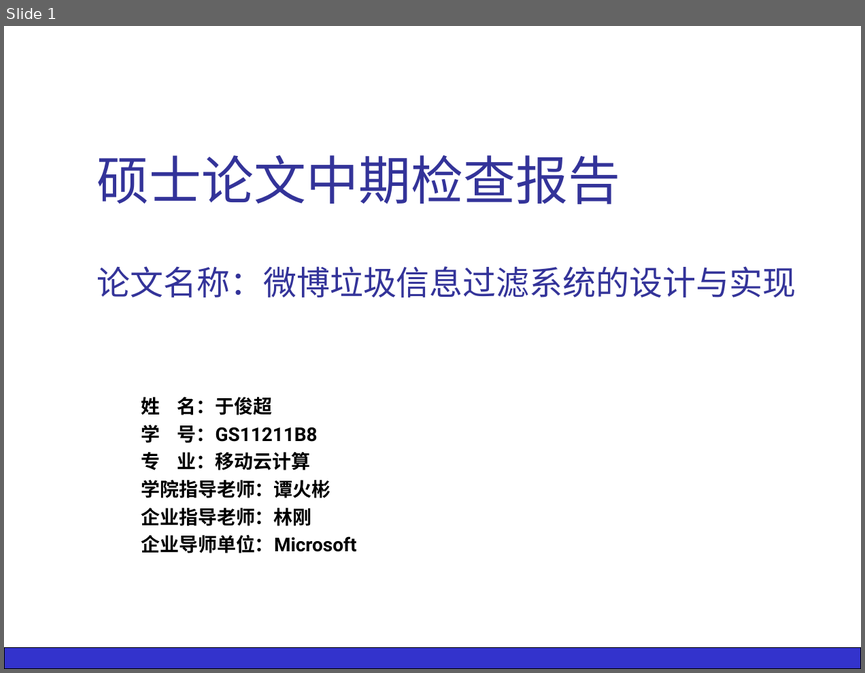
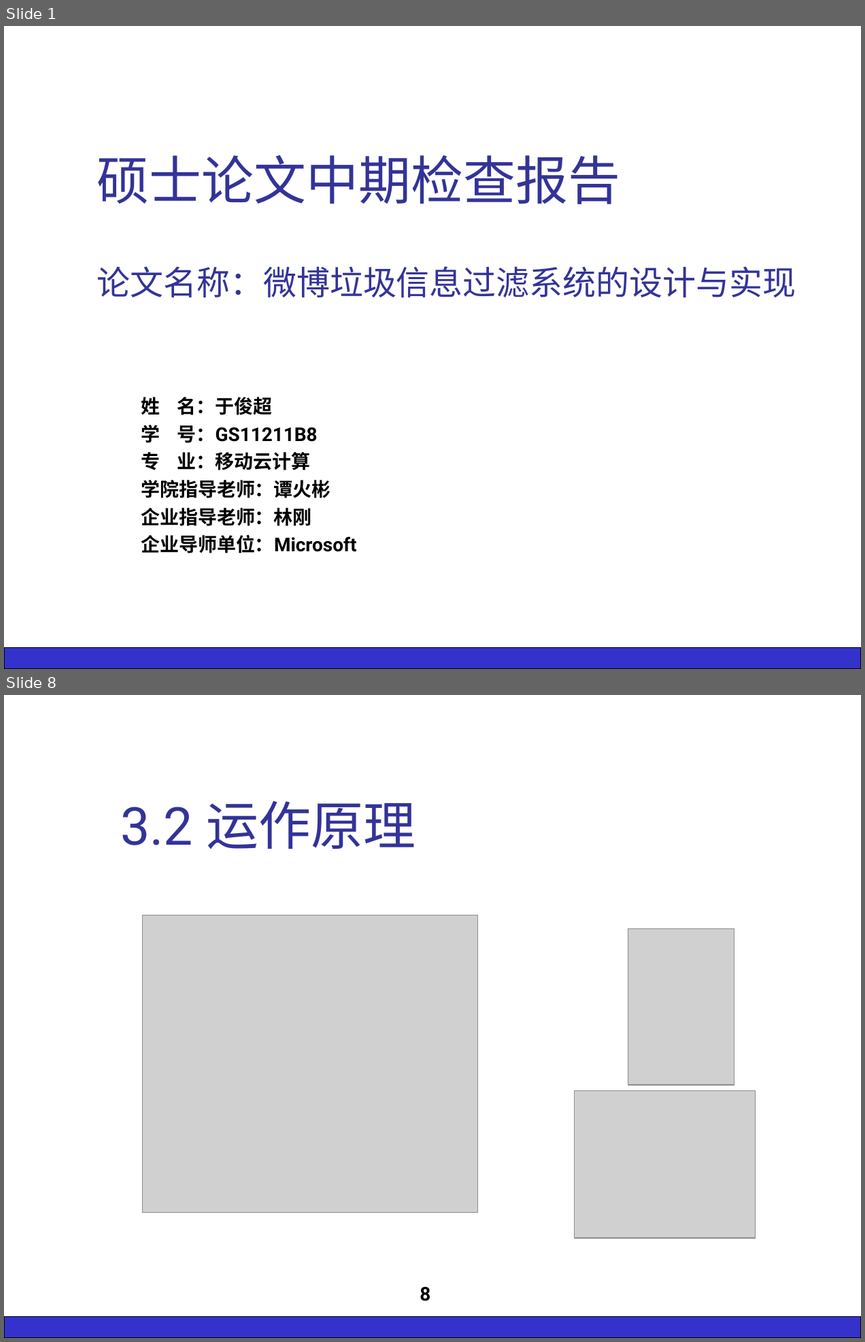
Before and after one commit to silver6wings/WeiboFilter, a slide deck: _Paper/7.中期报告/GS11211B8于俊超 中期检查报告.ppt. Shown one above the other, each under a label of ours: slide 1 before the commit, slides 1 and 8 after it; the slides between them are not shown. The pictures are 865x673 and 865x1342 pixels, drawn with LibreOffice and Linux fonts; fonts in the diff are those of the drawing; grey boxes stand for pictures; background and template pictures are left out. Boxes give left, top, right and bottom in pixels: in the first picture for what was removed or moved away, otherwise in the second. Text is boxed around its words. In the diff, an @@ line names an element or a change of style, - is before the commit and + after.

```diff
--- a/_Paper/7.中期报告/GS11211B8于俊超 中期检查报告.ppt
+++ b/_Paper/7.中期报告/GS11211B8于俊超 中期检查报告.ppt
@@ slide 8 added at [4, 695, 861, 1338], background #FFFFFF; not listed: 1 template element that a slide beside it also shows @@
@@ title added at [120, 801, 415, 849], 44 pt, text #333399 @@
+3.2 运作原理
@@ picture added at [142, 915, 478, 1212] @@
@@ picture added at [628, 929, 734, 1085] @@
@@ picture added at [574, 1091, 755, 1238] @@
@@ page number added at [419, 1287, 430, 1301], 16 pt, text #000000, bold @@
+8
```
Also in this commit, not shown: 7 slides changed, 4 other slides added, 1 slide removed, 5 other files.
